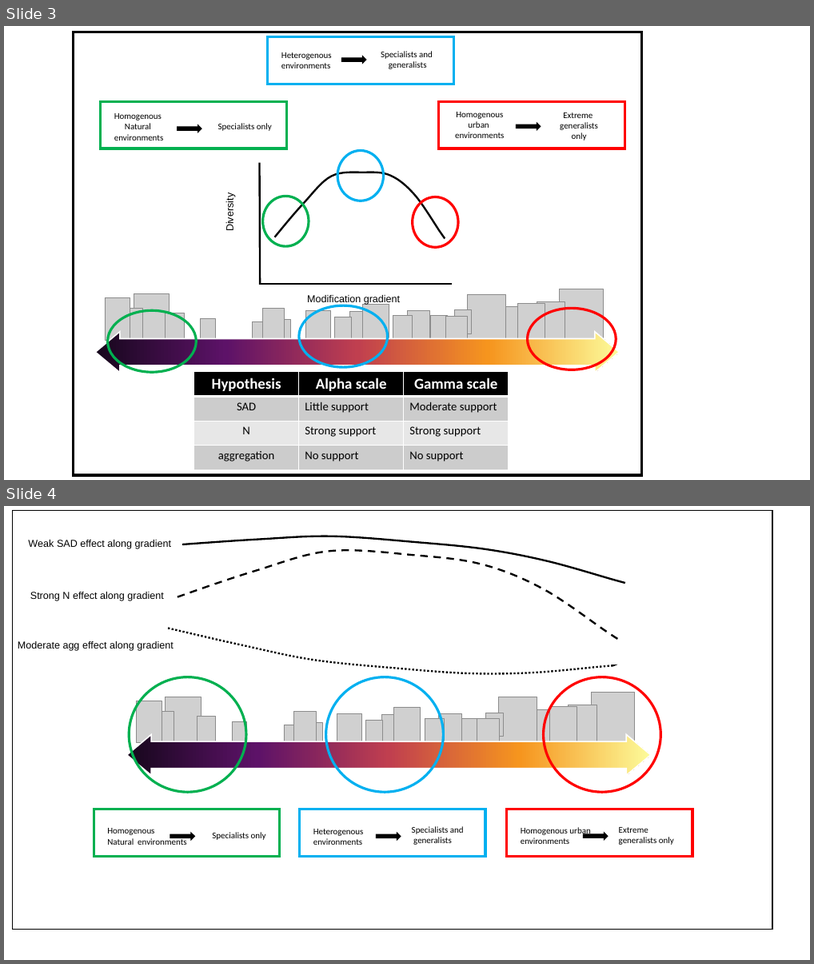
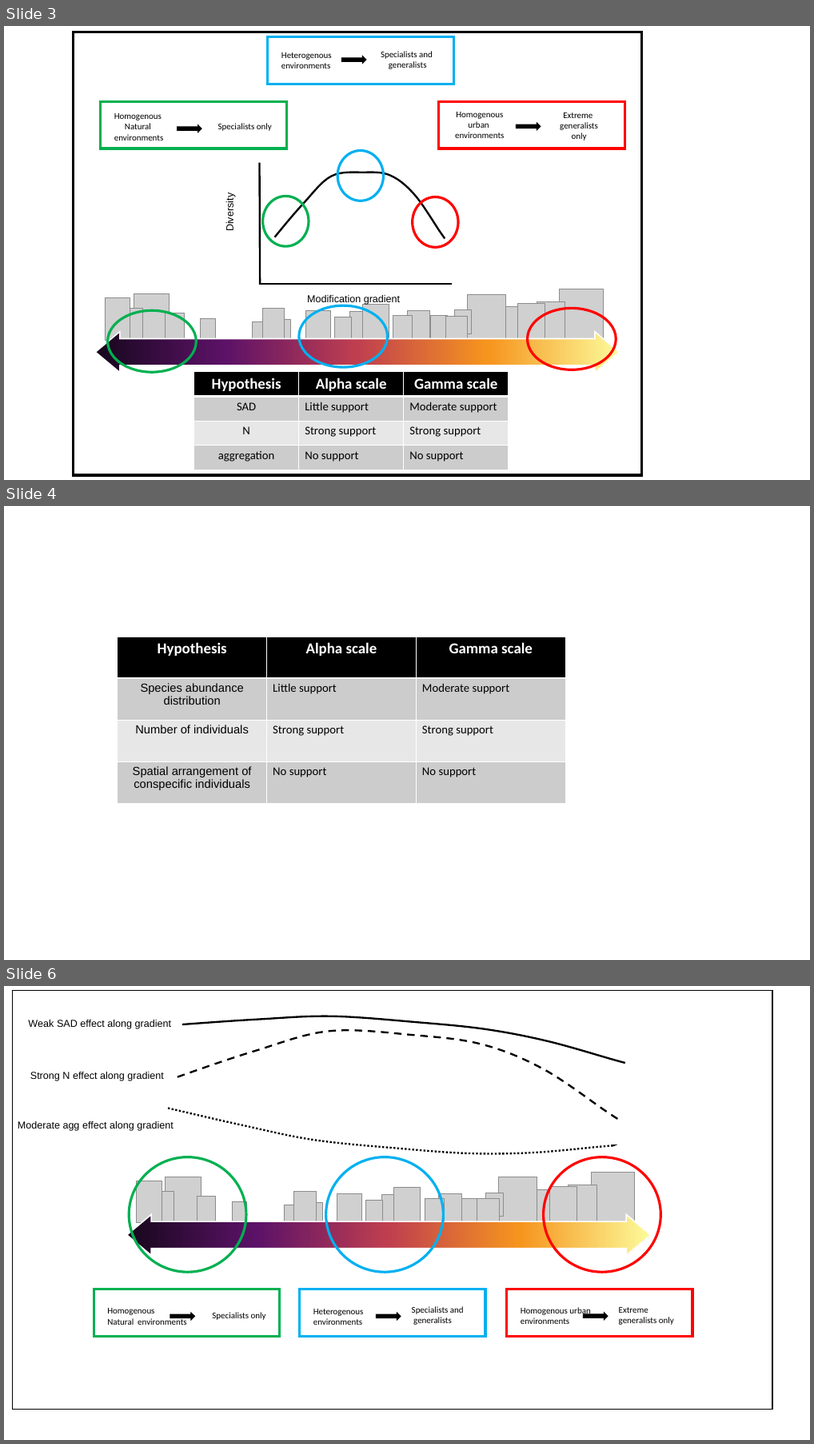
Before and after one commit to coreytcallaghan/bird_diversity_MoB, a slide deck: Figures/Figure_4 stuff.pptx. Shown one above the other, each under a label of ours: slides 3 and 4 before the commit, slides 3, 4 and 6 after it; the slides between them are not shown. The pictures are 814x964 and 814x1444 pixels, drawn with LibreOffice and Linux fonts; fonts in the diff are those of the drawing; grey boxes stand for pictures; background and template pictures are left out. Boxes give left, top, right and bottom in pixels: in the first picture for what was removed or moved away, otherwise in the second. Text is boxed around its words. In the diff, an @@ line names an element or a change of style, - is before the commit and + after.

```diff
--- a/Figures/Figure_4 stuff.pptx
+++ b/Figures/Figure_4 stuff.pptx
@@ slide 4 added at [4, 506, 810, 960], background #FFFFFF @@
@@ table added at [118, 636, 566, 804], 4 rows, 3 columns @@
+Hypothesis | Alpha scale | Gamma scale
+Species abundance distribution | Little support | Moderate support
+Number of individuals | Strong support | Strong support
+Spatial arrangement of conspecific individuals | No support | No support
@@ what was slide 4 is now slide 6 @@
```
Also in this commit, not shown: 1 other slide added, 10 other files.
